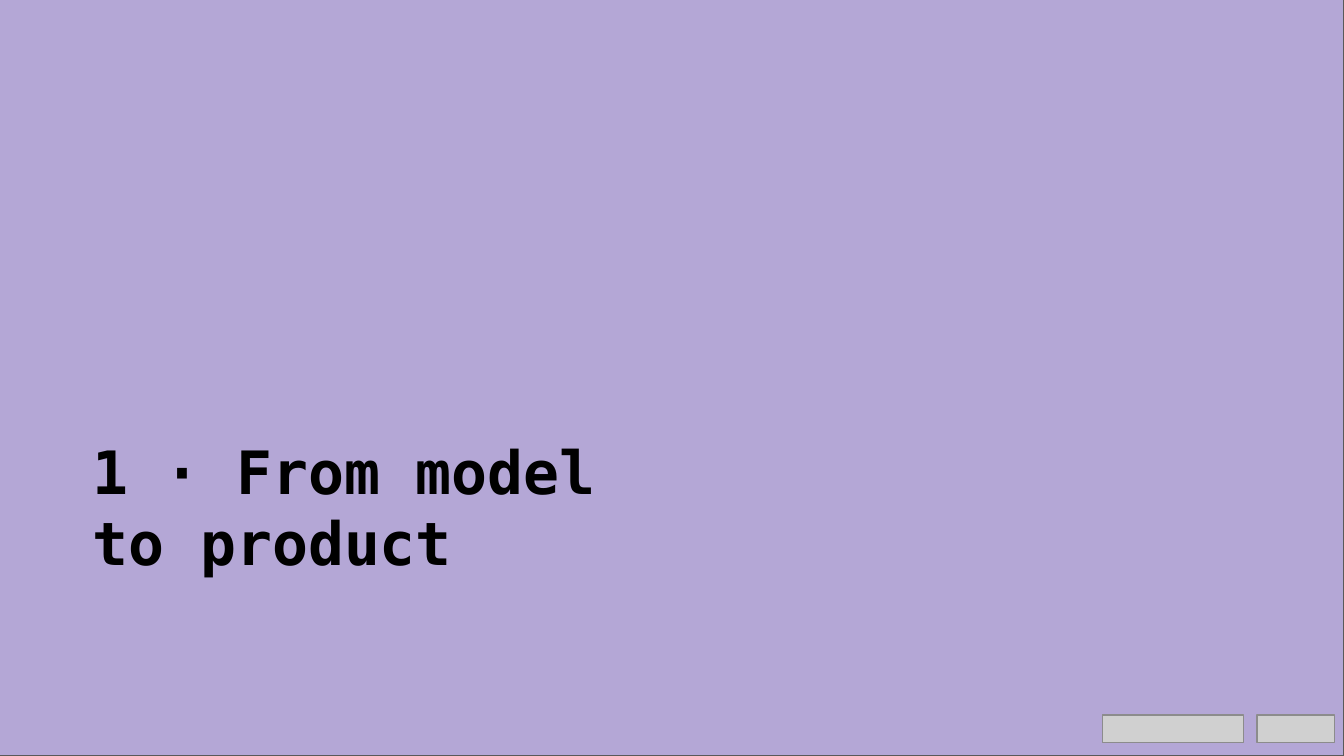
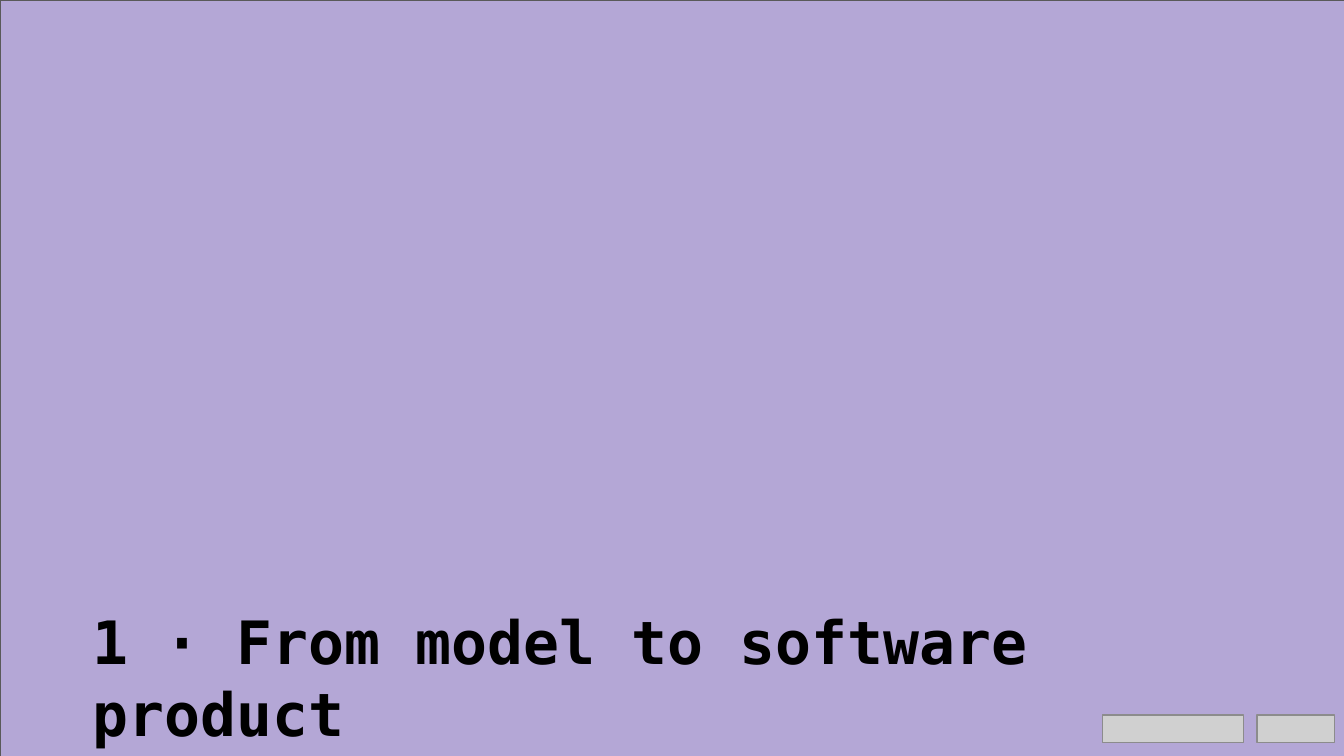
Before and after one commit to Chloe-hr/ai-methods-1-2026, a slide deck: slide 7 of hackathon/docs/slides/02_bring_your_model_online.pptx (slide 5 before the commit). Drawn at 1344x756 pixels with LibreOffice and Linux fonts; fonts in the diff are those of the drawing; grey boxes stand for pictures. Boxes give left, top, right and bottom in pixels: in the first picture for what was removed or moved away, otherwise in the second. Text is boxed around its words. In the diff, an @@ line names an element or a change of style, - is before the commit and + after.

```diff
--- a/hackathon/docs/slides/02_bring_your_model_online.pptx
+++ b/hackathon/docs/slides/02_bring_your_model_online.pptx
@@ text at (x1=92, y1=618, x2=1028, y2=748): text changed @@
-1 · From model
-to product
+1 · From model to software product
```
Also in this commit, not shown: 14 other slides changed, 2 slides added.
